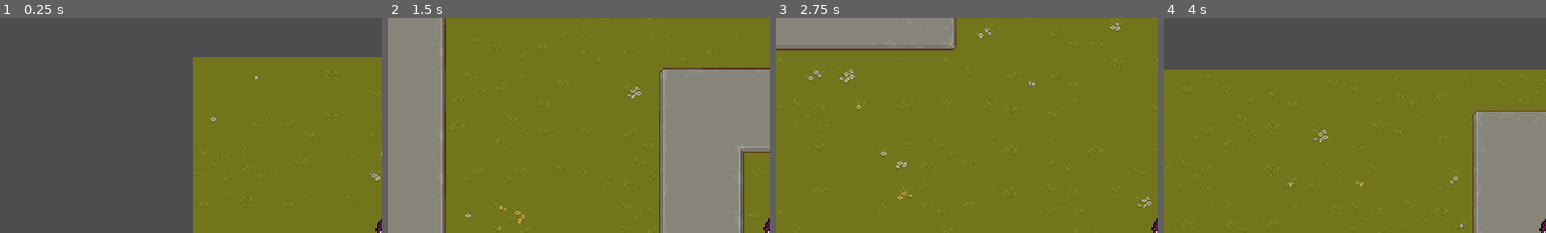
Above: before the commit, frames 1-4 (left to right).
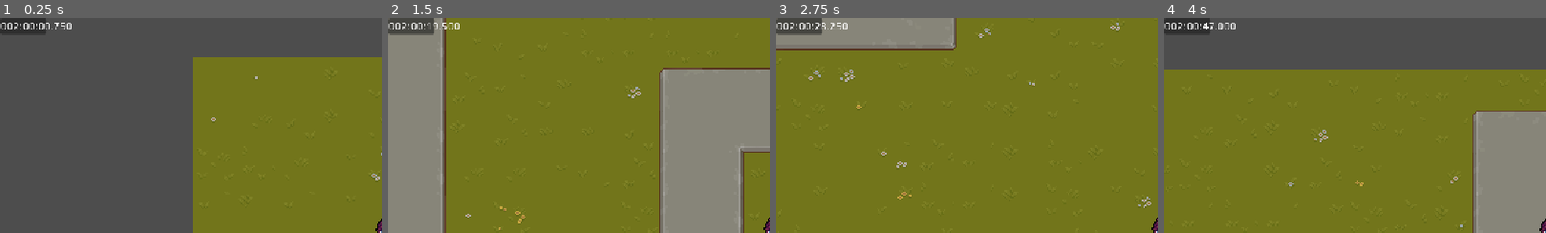
Above: after the commit, the same moments.

Repository: linus-privat/gamejam
Game: Godot game, scene res://scenes/linus_test/tileset_test.tscn
The game is run twice, just before and just after one commit, with the same random seed, the same clock (stepped at 60 frames per second) and the same inputs.
Inputs (mouse positions are % of the whole screen's width and height, from its top left):
- Up to frame 1 (0.25 s): no input
- Up to frame 2 (1.5 s): move the mouse to (72, 45) at 0.52 s; hold D (walk right) 0.53-1.28 s; click (72, 45) at 0.6 s; move the mouse to (30, 55) at 1.27 s; hold S (walk down) from 1.28 s (still down); click (30, 55) at 1.35 s
- Up to frame 3 (2.75 s): move the mouse to (60, 28) at 2.02 s; release S (walk down) at 2.03 s; hold D (walk right) from 2.03 s (still down); click (60, 28) at 2.1 s
- Up to frame 4 (4 s): move the mouse to (45, 70) at 2.77 s; release D (walk right) at 2.78 s; hold W (walk up) 2.78-3.53 s; click (45, 70) at 2.85 s; move the mouse to (80, 65) at 3.52 s; hold A (walk left) from 3.53 s (still down); click (80, 65) at 3.6 s
The pictures show only the part of the screen within x 0-50%, y 0-50%; the shares and areas given below are measured in that part.

The runs differ from the first frame. In frame 1, 0.9% of the frame differs, in the area x 0-19%, y 0-8%; in frame 2, 1.0%; in frame 3, 1.0%; in frame 4, 0.9%.

Commit message:
added timer and timer increase functionality

Diff:
--- a/gamejamgame/scenes/linus_test/tileset_test.gd
+++ b/gamejamgame/scenes/linus_test/tileset_test.gd
@@ -1,6 +1,8 @@
 extends Node2D
 
 class_name LevelParent
+
+signal addtime(seconds)
 
 var bullet_scene: PackedScene = preload("res://scenes/bullet.tscn")
 
@@ -11,3 +13,5 @@
 	print(input)
 
 	$Projectiles.add_child(bullet)
+
+	addtime.emit(10)
--- a/gamejamgame/scenes/linus_test/tileset_test.tscn
+++ b/gamejamgame/scenes/linus_test/tileset_test.tscn
@@ -1,10 +1,11 @@
-[gd_scene load_steps=12 format=4 uid="uid://bq5i78yipkdi8"]
+[gd_scene load_steps=13 format=4 uid="uid://bq5i78yipkdi8"]
 
 [ext_resource type="Texture2D" uid="uid://edmutehi7y25" path="res://assets/map/Texture/TX Tileset Grass.png" id="1_1ayw8"]
 [ext_resource type="Script" uid="uid://bho7qylxxdbrl" path="res://scenes/linus_test/tileset_test.gd" id="1_mff7h"]
 [ext_resource type="Texture2D" uid="uid://dm3ma3l5elt1i" path="res://assets/map/Texture/TX Tileset Stone Ground.png" id="2_xx1wl"]
 [ext_resource type="Texture2D" uid="uid://dfaqy5mgd2k6g" path="res://assets/map/Texture/TX Tileset Wall.png" id="3_4ci2p"]
 [ext_resource type="PackedScene" uid="uid://dila4453vu4e1" path="res://scenes/player.tscn" id="5_6l8hh"]
+[ext_resource type="PackedScene" uid="uid://b2jhamr0lhxej" path="res://scenes/ui/canvas_layer.tscn" id="6_6l8hh"]
 
 [sub_resource type="TileSetAtlasSource" id="TileSetAtlasSource_1ayw8"]
 texture = ExtResource("1_1ayw8")
@@ -1172,4 +1173,7 @@
 [node name="Camera2D" type="Camera2D" parent="Player"]
 zoom = Vector2(2, 2)
 
+[node name="CanvasLayer" parent="." instance=ExtResource("6_6l8hh")]
+
+[connection signal="addtime" from="." to="CanvasLayer" method="_on_tileset_test_addtime"]
 [connection signal="shoot" from="Player" to="." method="_on_player_shoot"]
--- /dev/null
+++ b/gamejamgame/scenes/ui/canvas_layer.gd
@@ -0,0 +1,6 @@
+extends CanvasLayer
+
+signal addtime(seconds)
+
+func _on_tileset_test_addtime(seconds: Variant) -> void:
+	$Panel.add_time(seconds)
--- /dev/null
+++ b/gamejamgame/scenes/ui/canvas_layer.tscn
@@ -0,0 +1,35 @@
+[gd_scene load_steps=3 format=3 uid="uid://b2jhamr0lhxej"]
+
+[ext_resource type="Script" uid="uid://dw8bs1oj8u31s" path="res://scenes/ui/canvas_layer.gd" id="1_nbmk3"]
+[ext_resource type="Script" uid="uid://bjrnduhp4enbg" path="res://scenes/ui/panel.gd" id="2_frscm"]
+
+[node name="CanvasLayer" type="CanvasLayer"]
+script = ExtResource("1_nbmk3")
+
+[node name="Panel" type="Panel" parent="."]
+offset_right = 69.0
+offset_bottom = 24.0
+script = ExtResource("2_frscm")
+
+[node name="Hours" type="Label" parent="Panel"]
+layout_mode = 0
+offset_right = 34.0
+offset_bottom = 23.0
+
+[node name="Minutes" type="Label" parent="Panel"]
+layout_mode = 0
+offset_left = 34.0
+offset_right = 59.0
+offset_bottom = 23.0
+
+[node name="Seconds" type="Label" parent="Panel"]
+layout_mode = 0
+offset_left = 57.0
+offset_right = 82.0
+offset_bottom = 23.0
+
+[node name="Msecs" type="Label" parent="Panel"]
+layout_mode = 0
+offset_left = 80.0
+offset_right = 120.0
+offset_bottom = 23.0
--- /dev/null
+++ b/gamejamgame/scenes/ui/panel.gd
@@ -0,0 +1,23 @@
+extends Panel
+
+var time: float = 7201
+var hours: int = 0
+var minutes: int = 0
+var seconds: int = 0
+var msec: int = 0
+
+# Called every frame. 'delta' is the elapsed time since the previous frame.
+func _process(delta: float) -> void:
+	time -= delta
+	msec = fmod(time, 1) * 1000
+	seconds = fmod(time, 60)
+	minutes = fmod(time, 3600) / 60
+	hours = fmod(time, 360000) / 3600
+	$Hours.text = "%03d:" % hours
+	$Minutes.text = "%02d:" % minutes
+	$Seconds.text = "%02d." % seconds
+	$Msecs.text = "%03d" % msec
+
+
+func add_time(seconds: Variant) -> void:
+	time += seconds
Not shown, added: gamejamgame/scenes/ui/canvas_layer.gd.uid
Not shown, added: gamejamgame/scenes/ui/panel.gd.uid
